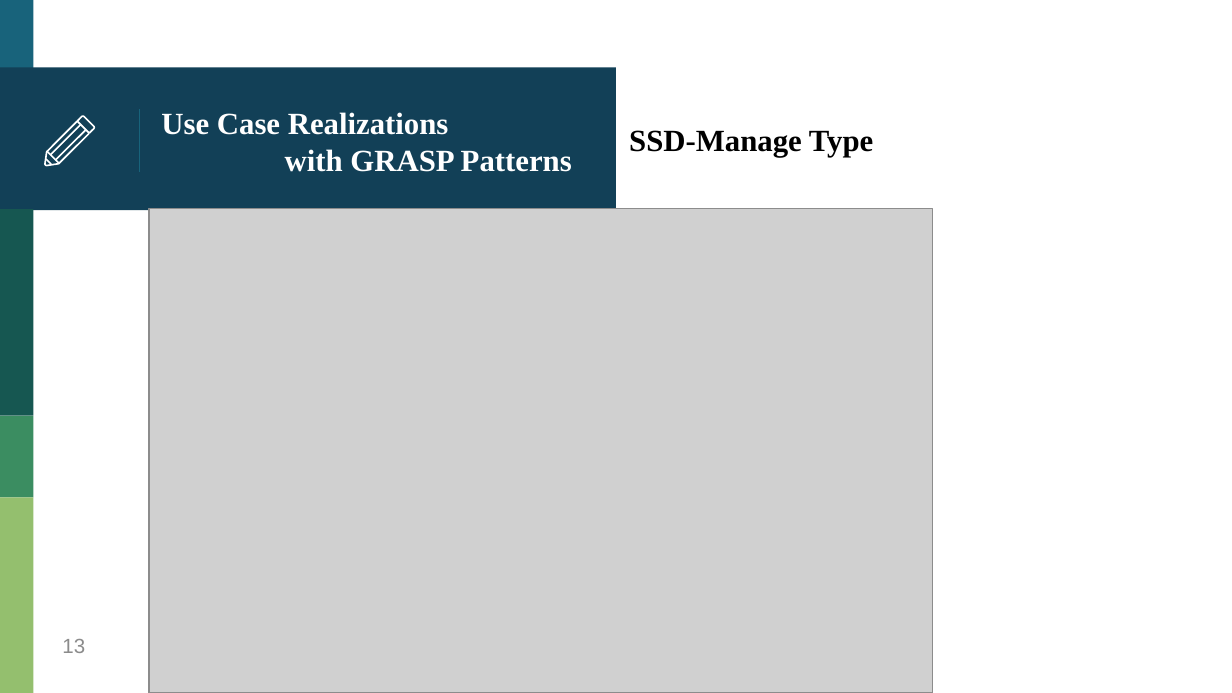
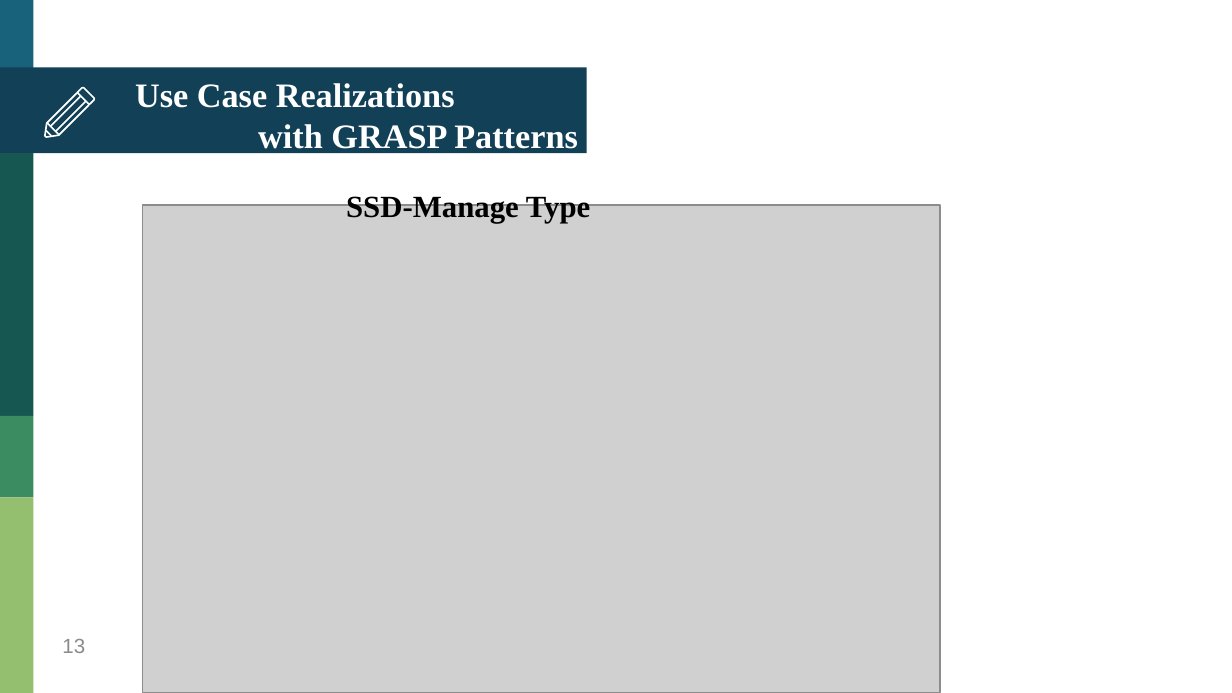
Before and after one commit to HankTwZhong/OOAD, a slide deck: slide 13 of OOAD_Midterm.pptx. Drawn at 1232x693 pixels with LibreOffice and Linux fonts; fonts in the diff are those of the drawing; grey boxes stand for pictures. Boxes give left, top, right and bottom in pixels: in the first picture for what was removed or moved away, otherwise in the second. Text is boxed around its words. In the diff, an @@ line names an element or a change of style, - is before the commit and + after.

Commit message:
modify ppt and move chartInformation test

```diff
--- a/OOAD_Midterm.pptx
+++ b/OOAD_Midterm.pptx
@@ rectangle: place and size @@
-rectangle at (0, 68, 616, 211)
+rectangle at (0, 68, 586, 153)
@@ title "Use Case Realizations with GRASP ...": place and size @@
-title "Use Case Realizations with GRASP ..." at (161, 112, 572, 172)
+title "Use Case Realizations with GRASP ..." at (135, 83, 578, 155)
@@ title "Use Case Realizations with GRASP ..." at (135, 83, 578, 155): size 18 to 20 pt @@
@@ line removed from (139, 110) to (139, 172) @@
@@ group added at (44, 87, 95, 137): 6 freeform shapes @@
@@ text "SSD-Manage Type": place and size @@
-text "SSD-Manage Type" at (629, 130, 873, 157)
+text "SSD-Manage Type" at (346, 193, 590, 223)
@@ rectangle: place and size @@
-rectangle at (0, 209, 33, 416)
+rectangle at (0, 153, 33, 415)
@@ group removed at (44, 116, 95, 166): 6 freeform shapes @@
@@ picture: place and size @@
-picture at (149, 208, 933, 692)
+picture at (143, 205, 940, 692)
```
Also in this commit, not shown: 23 other slides changed, 2 slides added, 2 slides removed, 14 other files.
